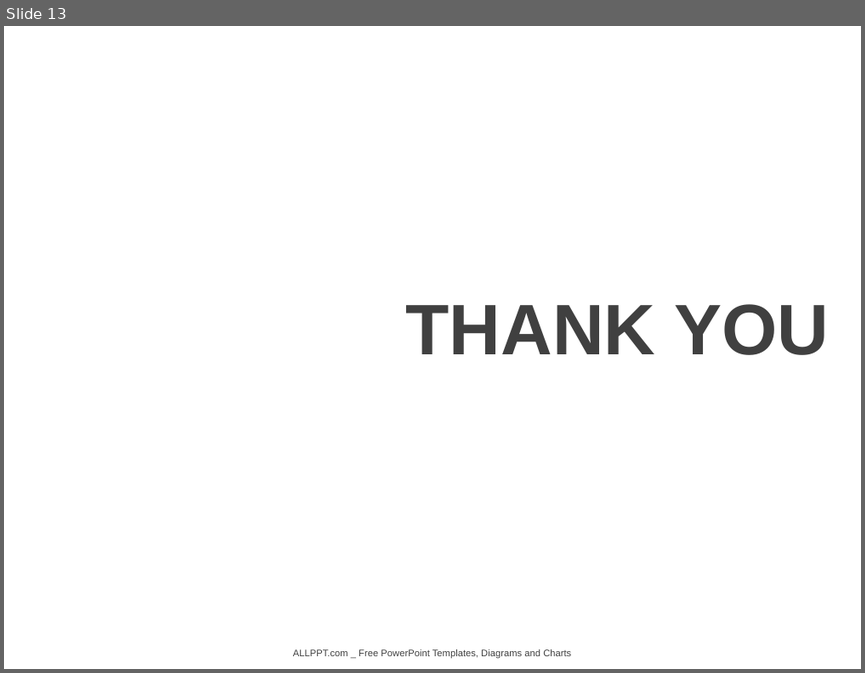
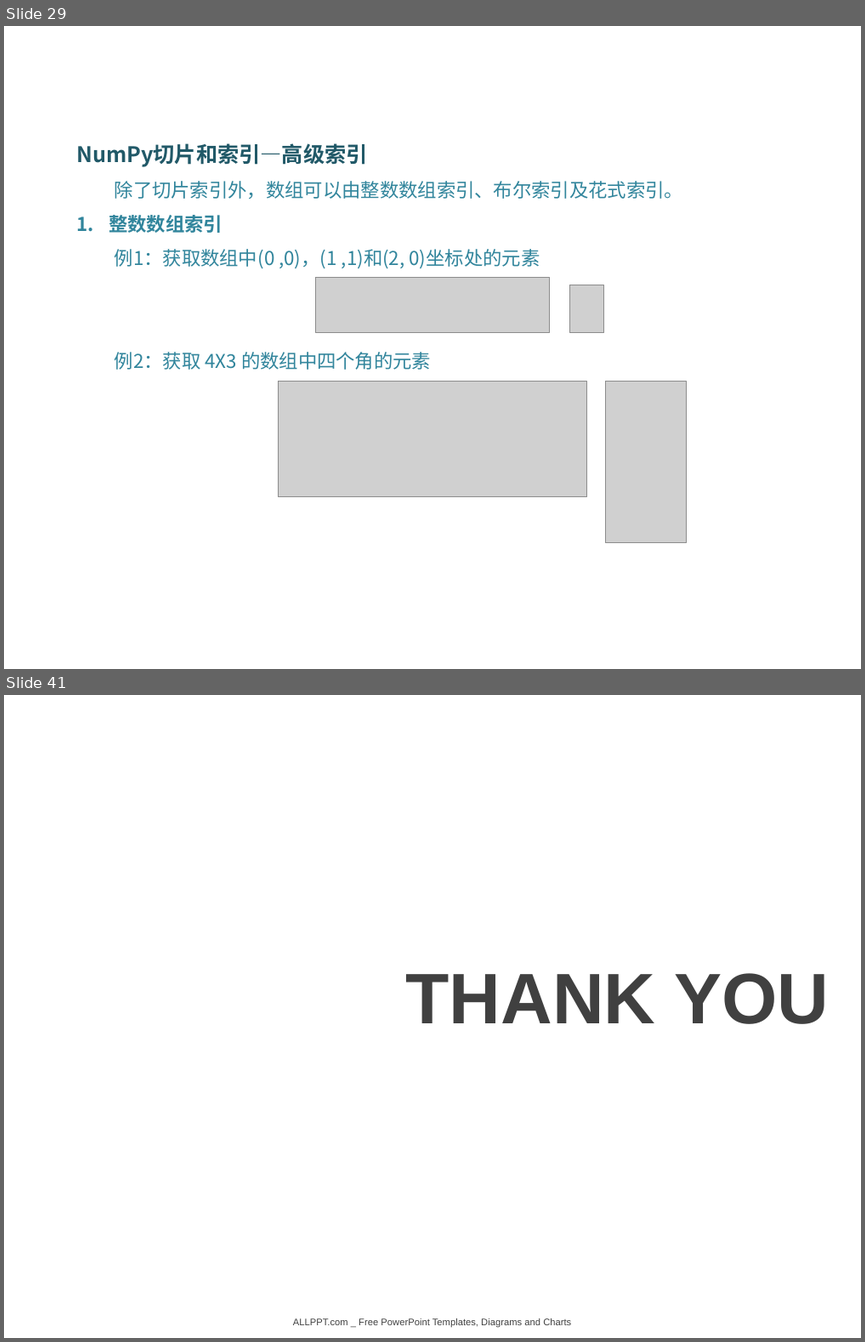
Before and after one commit to DataScienceCoding/Python-Data-Analysis, a slide deck: Python-Data-Analysis.pptx. Shown one above the other, each under a label of ours: slide 13 before the commit, slides 29 and 41 after it; the slides between them are not shown. The pictures are 865x673 and 865x1342 pixels, drawn with LibreOffice and Linux fonts; fonts in the diff are those of the drawing; grey boxes stand for pictures; background and template pictures are left out. Boxes give left, top, right and bottom in pixels: in the first picture for what was removed or moved away, otherwise in the second. Text is boxed around its words. In the diff, an @@ line names an element or a change of style, - is before the commit and + after.

```diff
--- a/Python-Data-Analysis.pptx
+++ b/Python-Data-Analysis.pptx
@@ slide 29 added at (4,26,861,669), background picture (left out) @@
@@ text added at (76,143,684,369), 16 pt, text #31859C @@
+NumPy切片和索引—高级索引
+除了切片索引外，数组可以由整数数组索引、布尔索引及花式索引。
+1. 整数数组索引
+例1：获取数组中(0 ,0)，(1 ,1)和(2, 0)坐标处的元素
+例2：获取 4X3 的数组中四个角的元素
@@ picture added at (316,277,549,332) @@
@@ picture added at (570,284,604,332) @@
@@ picture added at (279,380,586,496) @@
@@ picture added at (606,380,687,542) @@
@@ what was slide 13 is now slide 41 @@
```
Also in this commit, not shown: 27 other slides added, 5 other files.
